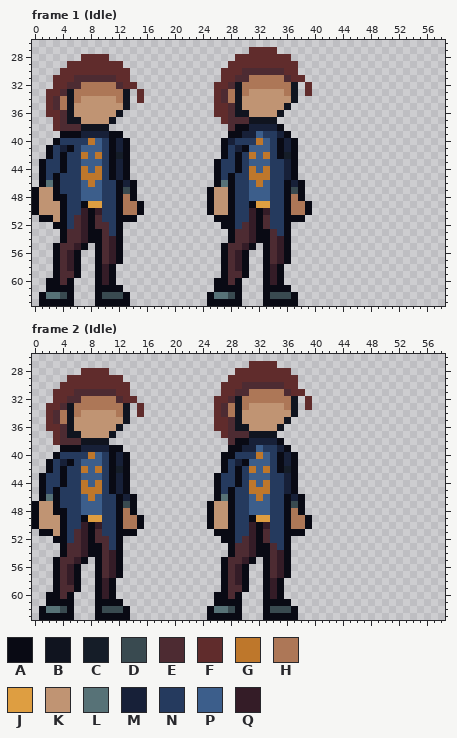
Edited in one commit: pixel-art file (ArcadePrototype/Assets/Art/MainCharacter/Apollo.aseprite). That is the earlier state.
64x64 pixels, 38 frames. Shown: frame 1 (Idle): x 0..58, y 26..63; frame 2 (Idle): x 0..58, y 26..63. The commit also changed other frames, which this record leaves out.
Visible layers, top first: "Ref", "Head", "RightArm", "Jacket", "Torso", "LeftArm", "RightLeg", "LeftLeg".
Palette (. is transparent): A #090a14  B #10141f  C #151d28  D #394a50  E #4d2b32  F #602c2c  G #be772b  H #ad7757  J #de9e41  K #c09473  L #577277  M #172038  N #253a5e  P #3c5e8b  Q #341c27
Pixels before, frame 1 (Idle), first column x 0:
27 ...............................FFFF.....
28 .......FFFF..................FFFFFFFF...
29 .....FFFFFFFF...............FFFFFFFFFF..
30 ....FFFFFFFFFF.............FFFEEEEEEFF..
31 ...FFFEEEEEEFF.............FFEEHHHHHEFF.
32 ...FFEEHHHHHEFF...........FFEBHHHHHHHB.F
33 ..FFEBHHHHHHHB.F..........FEHBHKKKKKHB.F
34 ..FEHBHKKKKKHB.F..........FEHBKKKKKKKB..
35 ..FEHBKKKKKKKB............FFEBKKKKKKB...
36 ..FFEBKKKKKKB.............FFEBBKKKKB....
37 ...FEBBKKKKB...............FEEEBBBB.....
38 ...FEEEBBBB.................EAAMMMMA....
39 ....AAAMMMMAA...............AAMMPNNMA...
40 ...ANNNNGPNAMA.............AMNNNGPNAMA..
41 ..ANMANPPPNAMA.............ANMAPPPNAMA..
42 ..ANANNGPGNACA.............ANANGPGNACA..
43 .ANNANNPPPNAMA............ANNANPPPNNMA..
44 .ANNANNGPGNAMA............ANNANGPGNNMA..
45 .ANANNNGGGNAMA............ANANNGGGNNMA..
46 .ALANNNPGPNNAMA...........ALANNPGPNNAMA.
47 AKKANNNPPPNNADA..........AKKANNPPPNNADA.
48 AKKAANNPPPNNAHA..........AKKANNPPPNNAHA.
49 AKKKANNAJJNNAHHA.........AKKANNAJJNNAHHA
50 AKKKANNQAQNNAHHA.........AKKANNQAQNNAHHA
51 .AAKANEQAENNAAA...........AAANNQAENNAAA.
52 ...AANEQAEENA..............AANEQAENNA...
53 ....AEEQAAENA...............AEEQAAENA...
54 ....AEEQAAEQA...............AEEQAAEQA...
55 ...AEEQA.AEQA..............AEEQA.AEQA...
56 ...AEQA..AEQA..............AEQA..AEQA...
57 ...AEQA..AEQA..............AEQA..AEQA...
58 ...AEQA..AQA...............AEQA..AQA....
59 ...AEEA..AQA...............AEEA..AQA....
60 ..AAEA...AQA..............AAEA...AQA....
61 ..AAAA...AAAA.............AAAA...AAAA...
62 .ALLDA...ADDDA...........ALLDA...ADDDA..
63 .AAAAA...AAAAA...........AAAAA...AAAAA..
Pixels before, frame 2 (Idle), first column x 0:
27 ...............................FFFF.....
28 .......FFFF..................FFFFFFFF...
29 .....FFFFFFFF...............FFFFFFFFFF..
30 ....FFFFFFFFFF.............FFFEEEEEEFF..
31 ...FFFEEEEEEFF.............FFEEHHHHHEFF.
32 ...FFEEHHHHHEFF...........FFEBHHHHHHHB.F
33 ..FFEBHHHHHHHB.F..........FEHBHKKKKKHB.F
34 ..FEHBHKKKKKHB.F..........FEHBKKKKKKKB..
35 ..FEHBKKKKKKKB............FFEBKKKKKKB...
36 ..FFEBKKKKKKB.............FFEBBKKKKB....
37 ...FEBBKKKKB...............FEEEBBBB.....
38 ...FEEEBBBB.................EAAMMMMA....
39 ....AAAMMMMAA...............AAMMPNNMA...
40 ...ANNNNGPNAMA.............AANNNGPNAMA..
41 ..ANMANPPPNAMA.............ANMAPPPNAMA..
42 ..ANANNGPGNACA.............ANANGPGNACA..
43 .ANNANNPPPNAMA............ANNANPPPNNMA..
44 .ANNANNGPGNAMA............ANNANGPGNNMA..
45 .ANANNNGGGNAMA............ANANNGGGNNMA..
46 .ALANNNPGPNNAMA...........ALANNPGPNNAMA.
47 AKKANNNPPPNNADA..........AKKANNPPPNNADA.
48 AKKAANNPPPNNAHA..........AKKANNPPPNNAHA.
49 AKKKANNAJJNNAHHA.........AKKANNAJJNNAHHA
50 AKKKANNQAQNNAHHA.........AKKANNQAQNNAHHA
51 .AAKANEQAENNAAA...........AAANNQAENNAAA.
52 ...AANEQAEENA..............AANEQAENNA...
53 ....AEEQAAENA...............AEEQAAENA...
54 ....AEEQAAEQA...............AEEQAAEQA...
55 ...AEEQA.AEQA..............AEEQA.AEQA...
56 ...AEQA..AEQA..............AEQA..AEQA...
57 ...AEQA..AEQA..............AEQA..AEQA...
58 ...AEQA..AQA...............AEQA..AQA....
59 ...AEEA..AQA...............AEEA..AQA....
60 ..AAEA...AQA..............AAEA...AQA....
61 ..AAAA...AAAA.............AAAA...AAAA...
62 .ALLDA...ADDDA...........ALLDA...ADDDA..
63 .AAAAA...AAAAA...........AAAAA...AAAAA..
And afterwards:
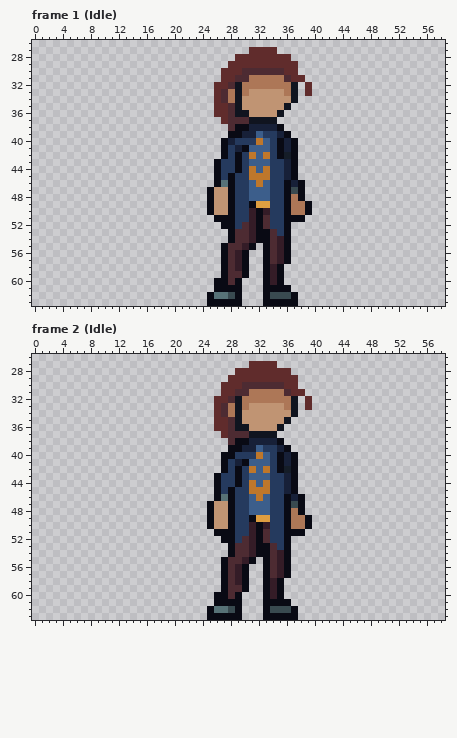
Changes in this commit:
layer "Ref" now hidden
Frame 1 (Idle):
y 28: x 7..10 FFFF -> ....
y 29: x 5..12 FFFFFFFF -> ........
y 30: x 4..13 FFFFFFFFFF -> ..........
y 31: x 3..13 FFFEEEEEEFF -> ...........
y 32: x 3..14 FFEEHHHHHEFF -> ............
y 33: x 2..13 FFEBHHHHHHHB -> ............; x 15 F -> .
y 34: x 2..13 FEHBHKKKKKHB -> ............; x 15 F -> .
y 35: x 2..13 FEHBKKKKKKKB -> ............
y 36: x 2..12 FFEBKKKKKKB -> ...........
y 37: x 3..11 FEBBKKKKB -> .........
y 38: x 3..10 FEEEBBBB -> ........
y 39: x 4..12 AAAMMMMAA -> .........
y 40: x 3..13 ANNNNGPNAMA -> ...........
y 41: x 2..13 ANMANPPPNAMA -> ............
y 42: x 2..13 ANANNGPGNACA -> ............
y 43: x 1..13 ANNANNPPPNAMA -> .............
y 44: x 1..13 ANNANNGPGNAMA -> .............
y 45: x 1..13 ANANNNGGGNAMA -> .............
y 46: x 1..14 ALANNNPGPNNAMA -> ..............
y 47: x 0..14 AKKANNNPPPNNADA -> ...............
y 48: x 0..14 AKKAANNPPPNNAHA -> ...............
y 49: x 0..15 AKKKANNAJJNNAHHA -> ................
y 50: x 0..15 AKKKANNQAQNNAHHA -> ................
y 51: x 1..14 AAKANEQAENNAAA -> ..............
y 52: x 3..12 AANEQAEENA -> ..........
y 53: x 4..12 AEEQAAENA -> .........
y 54: x 4..12 AEEQAAEQA -> .........
y 55: x 3..7 AEEQA -> .....; x 9..12 AEQA -> ....
y 56..57: x 3..6 AEQA -> ....; x 9..12 AEQA -> ....
y 58: x 3..6 AEQA -> ....; x 9..11 AQA -> ...
y 59: x 3..6 AEEA -> ....; x 9..11 AQA -> ...
y 60: x 2..5 AAEA -> ....; x 9..11 AQA -> ...
y 61: x 2..5 AAAA -> ....; x 9..12 AAAA -> ....
y 62: x 1..5 ALLDA -> .....; x 9..13 ADDDA -> .....
y 63: x 1..5 AAAAA -> .....; x 9..13 AAAAA -> .....
Frame 2 (Idle): the same change as frame 1 (Idle)
Boxes around the changes in both pictures, in picture pixels (x1, y1, x2, y2):
erased: (32, 54, 144, 306)
erased: (32, 368, 144, 620)
